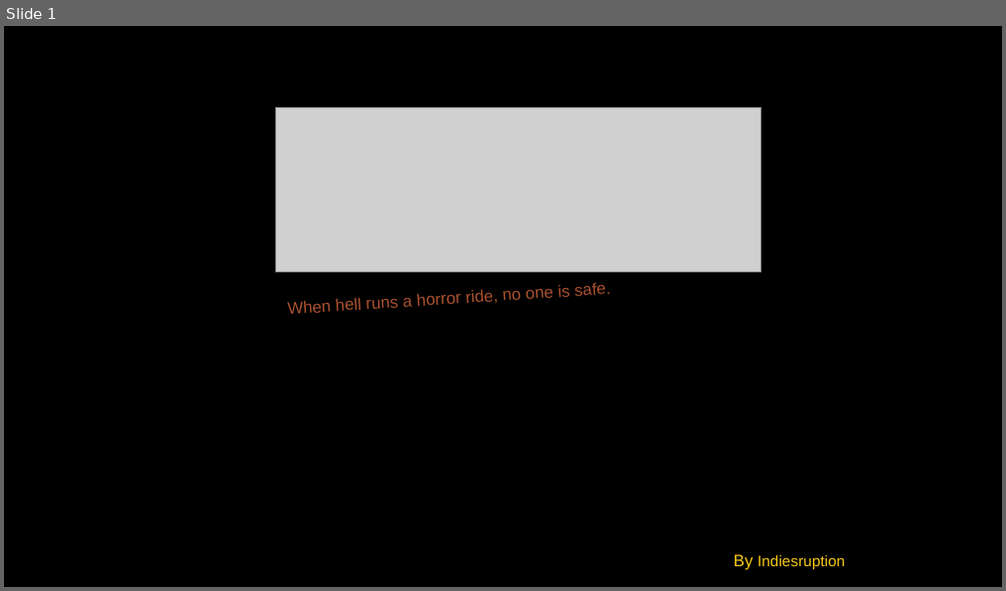
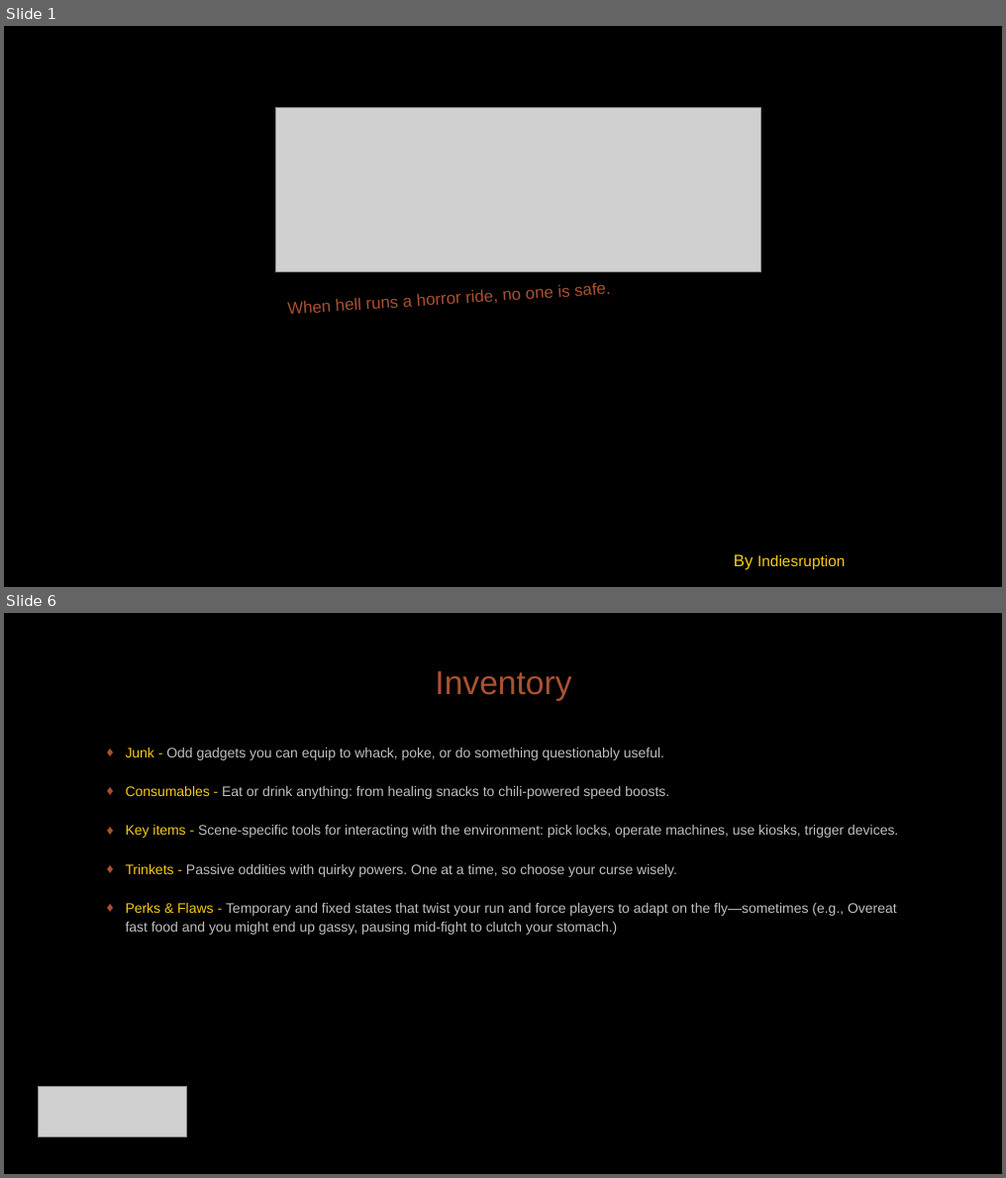
Before and after one commit to diegohcanepa/Remizione, a slide deck: Pitch Deck.pptx. Shown one above the other, each under a label of ours: slide 1 before the commit, slides 1 and 6 after it; the slides between them are not shown. The pictures are 1006x591 and 1006x1178 pixels, drawn with LibreOffice and Linux fonts; fonts in the diff are those of the drawing; grey boxes stand for pictures; background and template pictures are left out. Boxes give left, top, right and bottom in pixels: in the first picture for what was removed or moved away, otherwise in the second. Text is boxed around its words. In the diff, an @@ line names an element or a change of style, - is before the commit and + after.

```diff
--- a/Pitch Deck.pptx
+++ b/Pitch Deck.pptx
@@ slide 6 added at box(4, 613, 1002, 1174), background picture (left out) @@
@@ text added at box(435, 671, 571, 701), 24 pt, text #AB5130 @@
+Inventory
@@ subtitle added at box(126, 748, 898, 935), 10 pt, text #BFBFBF @@
+♦ Junk - Odd gadgets you can equip to whack, poke, or do something questionably useful.
+♦ Consumables - Eat or drink anything: from healing snacks to chili-powered speed boosts.
+♦ Key items - Scene-specific tools for interacting with the environment: pick locks, operate machines, use kiosks, trigger devices.
+♦ Trinkets - Passive oddities with quirky powers. One at a time, so choose your curse wisely.
+♦ Perks & Flaws - Temporary and fixed states that twist your run and force players to adapt on the fly—sometimes (e.g., Overeat fast food and you might end up gassy, pausing mid-fight to clutch your stomach.)
@@ picture added at box(38, 1087, 186, 1137) @@
```
Also in this commit, not shown: 12 slides changed.
